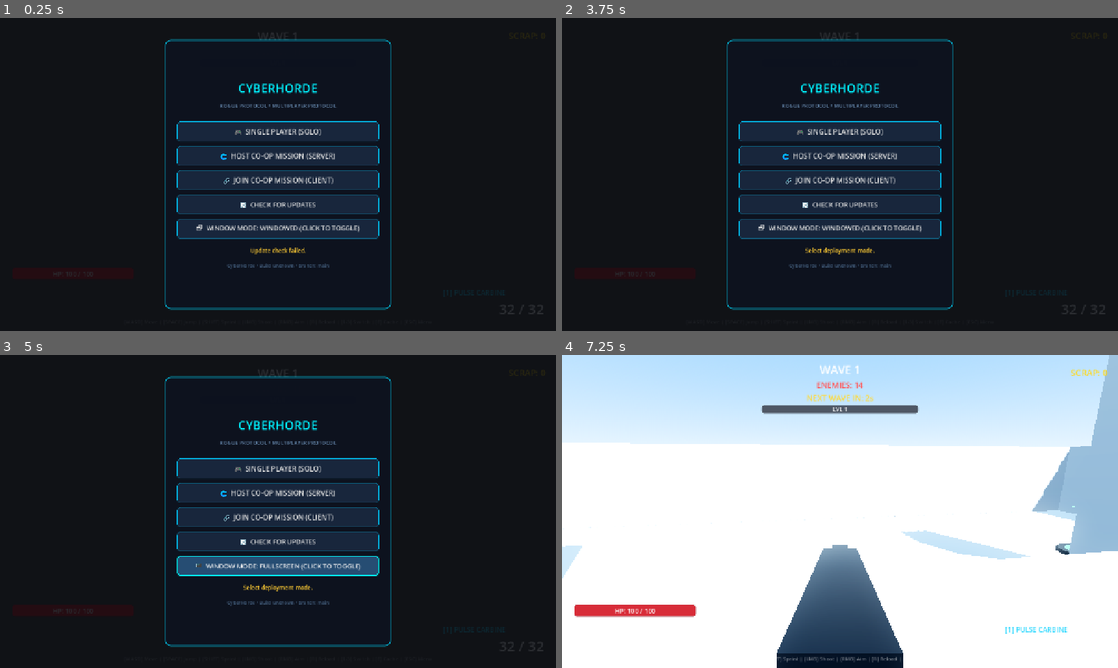
Above: before the commit, frames 1-4 (two rows, left to right).
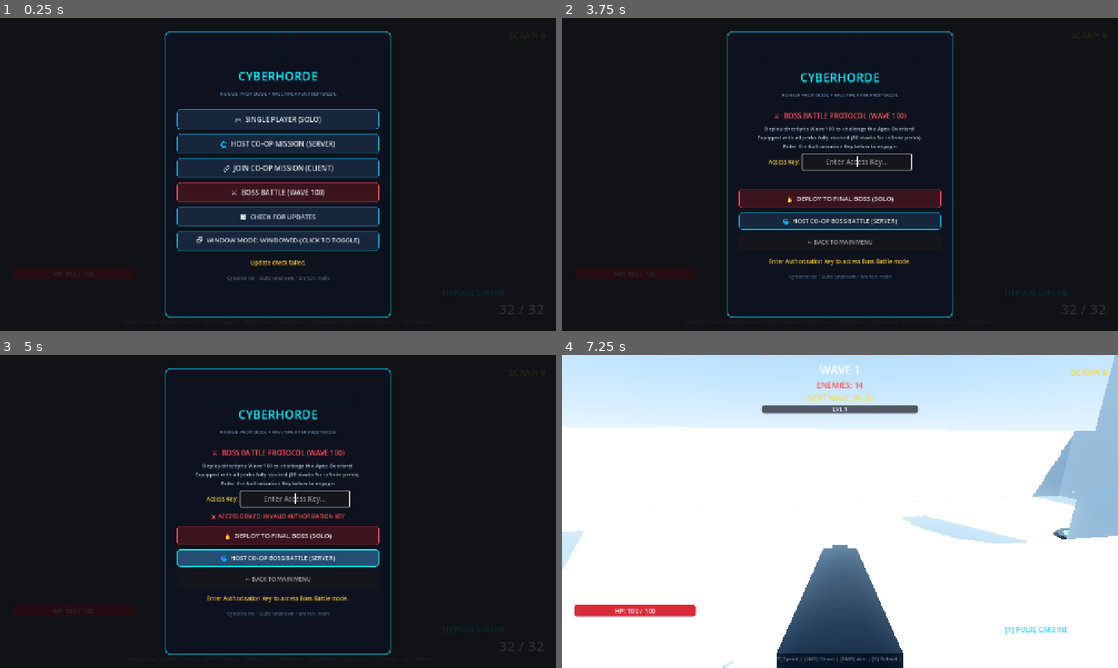
Above: after the commit, the same moments.

Repository: YuriSekaii/CyberHorde-FPS-Roguelike
Game: Godot game, scene res://scenes/main.tscn
The game is run twice, just before and just after one commit, with the same random seed, the same clock (stepped at 60 frames per second) and the same inputs.
Inputs (mouse positions are in pixels of both pictures, inside the frame that each line leads up to):
- Up to frame 1 (0.25 s): no input
- Up to frame 2 (3.75 s): click "🌐 HOST CO-OP MISSION (SERVER)" at 0.5 s; click "← BACK TO MAIN MENU" at 1.25 s; click "🔗 JOIN CO-OP MISSION (CLIENT)" at 2 s; click "← BACK TO MAIN MENU" at 2.75 s; click (840, 193) at 3.5 s, where only the run after the commit has a clickable "⚔️ BOSS BATTLE (WAVE 100)"
- Up to frame 3 (5 s): click (278, 558) at 4.25 s, where only the run after the commit has a clickable "🌐 HOST CO-OP BOSS BATTLE (SER…"
- Up to frame 4 (7.25 s): click (840, 580) at 5 s, where only the run after the commit has a clickable "← BACK TO MAIN MENU"; click "🎮 SINGLE PLAYER (SOLO)" at 5.75 s; tap Enter at 6.5 s; move the mouse to (867, 511) at 6.52 s; hold W (move_forward) from 6.53 s (still down); hold Right mouse button (aim) from 6.53 s (still down); click (867, 511) at 6.67 s; tap Space (jump) at 6.77 s

The runs differ from the first frame. In frame 1, 13% of the frame differs, in the area x 29-71%, y 4-96%; in frame 2, 15%; in frame 3, 15%; in frame 4, 8.2%.

Commit message:
feat: Add Boss Battle play mode with Wave 100 direct start and fully stacked perks

Diff:
--- a/scenes/ui/lobby_menu.tscn
+++ b/scenes/ui/lobby_menu.tscn
@@ -62,6 +62,30 @@
 corner_radius_bottom_right = 6
 corner_radius_bottom_left = 6
 
+[sub_resource type="StyleBoxFlat" id="StyleBoxFlat_btn_boss"]
+bg_color = Color(0.24, 0.08, 0.12, 0.95)
+border_width_left = 1
+border_width_top = 1
+border_width_right = 1
+border_width_bottom = 1
+border_color = Color(1, 0.28, 0.38, 0.8)
+corner_radius_top_left = 6
+corner_radius_top_right = 6
+corner_radius_bottom_right = 6
+corner_radius_bottom_left = 6
+
+[sub_resource type="StyleBoxFlat" id="StyleBoxFlat_btn_boss_hover"]
+bg_color = Color(0.38, 0.12, 0.18, 1)
+border_width_left = 2
+border_width_top = 2
+border_width_right = 2
+border_width_bottom = 2
+border_color = Color(1, 0.45, 0.55, 1)
+corner_radius_top_left = 6
+corner_radius_top_right = 6
+corner_radius_bottom_right = 6
+corner_radius_bottom_left = 6
+
 [sub_resource type="StyleBoxFlat" id="StyleBoxFlat_box"]
 bg_color = Color(0.03, 0.05, 0.09, 0.9)
 border_width_left = 1
@@ -88,16 +112,16 @@
 color = Color(0.02, 0.03, 0.05, 0.85)
 
 [node name="Panel" type="Panel" parent="."]
-custom_minimum_size = Vector2(520, 620)
+custom_minimum_size = Vector2(520, 660)
 anchors_preset = 8
 anchor_left = 0.5
 anchor_top = 0.5
 anchor_right = 0.5
 anchor_bottom = 0.5
 offset_left = -260.0
-offset_top = -310.0
+offset_top = -330.0
 offset_right = 260.0
-offset_bottom = 310.0
+offset_bottom = 330.0
 grow_horizontal = 2
 grow_vertical = 2
 theme_override_styles/panel = SubResource("StyleBoxFlat_panel")
@@ -161,6 +185,14 @@
 theme_override_styles/hover = SubResource("StyleBoxFlat_btn_hover")
 text = "🔗  JOIN CO-OP MISSION (CLIENT)"
 
+[node name="BossBattleBtn" type="Button" parent="Panel/VBoxContainer/MainButtons"]
+custom_minimum_size = Vector2(0, 46)
+layout_mode = 2
+theme_override_font_sizes/font_size = 16
+theme_override_styles/normal = SubResource("StyleBoxFlat_btn_boss")
+theme_override_styles/hover = SubResource("StyleBoxFlat_btn_boss_hover")
+text = "⚔️  BOSS BATTLE (WAVE 100)"
+
 [node name="UpdateBtn" type="Button" parent="Panel/VBoxContainer/MainButtons"]
 custom_minimum_size = Vector2(0, 46)
 layout_mode = 2
@@ -357,6 +389,74 @@
 text = "🔄  CHECK AGAIN"
 
 [node name="UpdateBackBtn" type="Button" parent="Panel/VBoxContainer/UpdateContainer/ActionButtons"]
+custom_minimum_size = Vector2(0, 36)
+layout_mode = 2
+theme_override_colors/font_color = Color(0.8, 0.8, 0.8, 0.8)
+theme_override_font_sizes/font_size = 13
+text = "← BACK TO MAIN MENU"
+
+[node name="BossContainer" type="VBoxContainer" parent="Panel/VBoxContainer"]
+visible = false
+layout_mode = 2
+theme_override_constants/separation = 10
+
+[node name="BossHeader" type="Label" parent="Panel/VBoxContainer/BossContainer"]
+layout_mode = 2
+theme_override_colors/font_color = Color(1, 0.3, 0.35, 1)
+theme_override_font_sizes/font_size = 16
+text = "⚔️  BOSS BATTLE PROTOCOL (WAVE 100)"
+horizontal_alignment = 1
+
+[node name="BossDesc" type="Label" parent="Panel/VBoxContainer/BossContainer"]
+layout_mode = 2
+theme_override_colors/font_color = Color(0.85, 0.9, 1, 0.85)
+theme_override_font_sizes/font_size = 12
+text = "Deploy directly to Wave 100 to challenge the Apex Overlord!
+Equipped with all perks fully stacked (10 stacks for infinite perks).
+Enter the Authorization Key below to engage:"
+horizontal_alignment = 1
+autowrap_mode = 2
+
+[node name="KeyContainer" type="HBoxContainer" parent="Panel/VBoxContainer/BossContainer"]
+layout_mode = 2
+alignment = 1
+
+[node name="KeyLabel" type="Label" parent="Panel/VBoxContainer/BossContainer/KeyContainer"]
+layout_mode = 2
+theme_override_colors/font_color = Color(1, 0.85, 0.3, 1)
+theme_override_font_sizes/font_size = 13
+text = "Access Key: "
+
+[node name="BossKeyInput" type="LineEdit" parent="Panel/VBoxContainer/BossContainer/KeyContainer"]
+custom_minimum_size = Vector2(250, 36)
+layout_mode = 2
+placeholder_text = "Enter Access Key..."
+alignment = 1
+
+[node name="KeyStatusLabel" type="Label" parent="Panel/VBoxContainer/BossContainer"]
+custom_minimum_size = Vector2(0, 24)
+layout_mode = 2
+theme_override_font_sizes/font_size = 13
+horizontal_alignment = 1
+vertical_alignment = 1
+
+[node name="DeployBossSoloBtn" type="Button" parent="Panel/VBoxContainer/BossContainer"]
+custom_minimum_size = Vector2(0, 44)
+layout_mode = 2
+theme_override_font_sizes/font_size = 15
+theme_override_styles/normal = SubResource("StyleBoxFlat_btn_boss")
+theme_override_styles/hover = SubResource("StyleBoxFlat_btn_boss_hover")
+text = "🔥  DEPLOY TO FINAL BOSS (SOLO)"
+
+[node name="DeployBossHostBtn" type="Button" parent="Panel/VBoxContainer/BossContainer"]
+custom_minimum_size = Vector2(0, 40)
+layout_mode = 2
+theme_override_font_sizes/font_size = 14
+theme_override_styles/normal = SubResource("StyleBoxFlat_btn_normal")
+theme_override_styles/hover = SubResource("StyleBoxFlat_btn_hover")
+text = "🌐  HOST CO-OP BOSS BATTLE (SERVER)"
+
+[node name="BossBackBtn" type="Button" parent="Panel/VBoxContainer/BossContainer"]
 custom_minimum_size = Vector2(0, 36)
 layout_mode = 2
 theme_override_colors/font_color = Color(0.8, 0.8, 0.8, 0.8)
@@ -393,3 +493,8 @@
 [connection signal="pressed" from="Panel/VBoxContainer/UpdateContainer/ActionButtons/RestartBtn" to="." method="_on_restart_game_pressed"]
 [connection signal="pressed" from="Panel/VBoxContainer/UpdateContainer/ActionButtons/CheckAgainBtn" to="." method="_on_check_again_pressed"]
 [connection signal="pressed" from="Panel/VBoxContainer/UpdateContainer/ActionButtons/UpdateBackBtn" to="." method="_on_back_pressed"]
+[connection signal="pressed" from="Panel/VBoxContainer/MainButtons/BossBattleBtn" to="." method="_on_boss_menu_pressed"]
+[connection signal="text_submitted" from="Panel/VBoxContainer/BossContainer/KeyContainer/BossKeyInput" to="." method="_on_boss_key_submitted"]
+[connection signal="pressed" from="Panel/VBoxContainer/BossContainer/DeployBossSoloBtn" to="." method="_on_deploy_boss_solo_pressed"]
+[connection signal="pressed" from="Panel/VBoxContainer/BossContainer/DeployBossHostBtn" to="." method="_on_deploy_boss_host_pressed"]
+[connection signal="pressed" from="Panel/VBoxContainer/BossContainer/BossBackBtn" to="." method="_on_back_pressed"]
--- a/scripts/autoload/game_manager.gd
+++ b/scripts/autoload/game_manager.gd
@@ -34,6 +34,7 @@
 var enemies_killed: int = 0
 var total_damage_dealt: float = 0.0
 var run_time: float = 0.0
+var is_boss_battle_mode: bool = false
 
 # Roguelike Stats
 var damage_mult: float = 1.0
@@ -373,6 +374,7 @@
 	InputMap.action_add_event(action, ev)
 
 func reset_game() -> void:
+	is_boss_battle_mode = false
 	state = GameState.PLAYING
 	player_level = 1
 	player_xp = 0
@@ -519,7 +521,30 @@
 
 	return result
 
+func setup_boss_battle_mode() -> void:
+	reset_game()
+	is_boss_battle_mode = true
+	current_wave = 100
+	player_level = 100
+	grant_boss_battle_loadout()
+
+func grant_boss_battle_loadout() -> void:
+	for id in upgrade_database:
+		var item = upgrade_database[id]
+		var max_s: int = int(item.get("max_stacks", 1))
+		var target_stacks: int = 10 if max_s >= 100 else max_s
+		for i in range(target_stacks):
+			_apply_upgrade_internal(id)
+	current_shield = shield_max
+	stats_updated.emit()
+
 func apply_upgrade(upgrade_id: String) -> void:
+	_apply_upgrade_internal(upgrade_id)
+	stats_updated.emit()
+	SoundManager.play("upgrade_select")
+	resume_game()
+
+func _apply_upgrade_internal(upgrade_id: String) -> void:
 	if not upgrade_database.has(upgrade_id):
 		return
 	var cur_count = active_upgrades.get(upgrade_id, 0) + 1
@@ -578,10 +603,6 @@
 		"hollow_point":
 			crit_damage += 0.5
 
-	stats_updated.emit()
-	SoundManager.play("upgrade_select")
-	resume_game()
-
 func trigger_second_wind() -> void:
 	second_wind_available = false
 	second_wind_cooldown_waves = 10
--- a/scripts/main.gd
+++ b/scripts/main.gd
@@ -21,12 +21,14 @@
 	if NetworkManager.is_multiplayer:
 		if NetworkManager.is_server:
 			# Server tells all peers to start the mission together
-			rpc_start_mission.rpc(NetworkManager.connected_peers)
+			rpc_start_mission.rpc(NetworkManager.connected_peers, GameManager.is_boss_battle_mode)
 	else:
 		_start_mission_local([1])
 
 @rpc("call_local", "reliable")
-func rpc_start_mission(peer_ids: Array) -> void:
+func rpc_start_mission(peer_ids: Array, is_boss_mode: bool = false) -> void:
+	if is_boss_mode:
+		GameManager.setup_boss_battle_mode()
 	_start_mission_local(peer_ids)
 
 func _start_mission_local(peer_ids: Array) -> void:
--- a/scripts/ui/hud.gd
+++ b/scripts/ui/hud.gd
@@ -55,6 +55,16 @@
 		player.weapon_changed.connect(_on_weapon_changed)
 	if player.has_signal("charge_changed"):
 		player.charge_changed.connect(_on_charge_changed)
+
+	if "current_health" in player and "max_health" in player:
+		_on_health_changed(player.current_health, player.max_health)
+	if "current_shield" in player:
+		_on_shield_changed(player.current_shield, GameManager.shield_max)
+	if "weapons" in player and "active_weapon_idx" in player:
+		if player.weapons.size() > player.active_weapon_idx:
+			var cur_w = player.weapons[player.active_weapon_idx]
+			_on_weapon_changed(player.active_weapon_idx, cur_w.name)
+			_on_ammo_changed(cur_w.current_ammo, cur_w.max_ammo, player.is_reloading)
 
 func connect_spawner(spawner: Node) -> void:
 	if spawner.has_signal("wave_progress"):
@@ -157,7 +167,12 @@
 
 func _on_intermission_tick(sec_left: int) -> void:
 	intermission_label.visible = true
-	intermission_label.text = "NEXT WAVE IN: %ds" % sec_left
+	if GameManager.is_boss_battle_mode:
+		intermission_label.text = "BOSS ENGAGEMENT IN: %ds" % sec_left
+		intermission_label.modulate = Color(1.0, 0.3, 0.3)
+	else:
+		intermission_label.text = "NEXT WAVE IN: %ds" % sec_left
+		intermission_label.modulate = Color.WHITE
 
 func _on_xp_changed(cur_xp: int, needed_xp: int) -> void:
 	_update_xp_display(cur_xp, needed_xp)
--- a/scripts/ui/lobby_menu.gd
+++ b/scripts/ui/lobby_menu.gd
@@ -6,6 +6,7 @@
 @onready var host_container: VBoxContainer = $Panel/VBoxContainer/HostContainer
 @onready var join_container: VBoxContainer = $Panel/VBoxContainer/JoinContainer
 @onready var update_container: VBoxContainer = $Panel/VBoxContainer/UpdateContainer
+@onready var boss_container: VBoxContainer = $Panel/VBoxContainer/BossContainer
 
 @onready var status_label: Label = $Panel/VBoxContainer/StatusLabel
 @onready var host_ip_label: Label = $Panel/VBoxContainer/HostContainer/HostIPLabel
@@ -16,6 +17,11 @@
 @onready var join_ip_input: LineEdit = $Panel/VBoxContainer/JoinContainer/IPContainer/JoinIPInput
 @onready var join_port_input: LineEdit = $Panel/VBoxContainer/JoinContainer/PortContainer/JoinPortInput
 @onready var connect_btn: Button = $Panel/VBoxContainer/JoinContainer/ConnectBtn
+
+@onready var boss_key_input: LineEdit = $Panel/VBoxContainer/BossContainer/KeyContainer/BossKeyInput
+@onready var boss_status_label: Label = $Panel/VBoxContainer/BossContainer/KeyStatusLabel
+
+const BOSS_BATTLE_KEY: String = "HereComeTheChallenger"
 
 @onready var update_btn: Button = $Panel/VBoxContainer/MainButtons/UpdateBtn
 @onready var window_mode_btn: Button = $Panel/VBoxContainer/MainButtons/WindowModeBtn
@@ -67,19 +73,25 @@
 	host_container.visible = false
 	join_container.visible = false
 	update_container.visible = false
+	if boss_container:
+		boss_container.visible = false
 	status_label.text = "Select deployment mode."
 	_update_footer_version()
 
 func _on_solo_pressed() -> void:
+	GameManager.reset_game()
 	NetworkManager.start_singleplayer()
 	visible = false
 	mission_started.emit()
 
 func _on_host_menu_pressed() -> void:
+	GameManager.reset_game()
 	main_buttons.visible = false
 	host_container.visible = true
 	join_container.visible = false
 	update_container.visible = false
+	if boss_container:
+		boss_container.visible = false
 
 	var local_ip = NetworkManager.get_local_ip()
 	host_ip_label.text = "YOUR LOCAL IP: %s" % local_ip
@@ -88,10 +100,13 @@
 	_update_peer_list()
 
 func _on_join_menu_pressed() -> void:
+	GameManager.reset_game()
 	main_buttons.visible = false
 	host_container.visible = false
 	join_container.visible = true
 	update_container.visible = false
+	if boss_container:
+		boss_container.visible = false
 	status_label.text = "Enter Host IP and Port, then click Connect."
 
 func _on_connect_pressed() -> void:
@@ -201,7 +216,63 @@
 
 func _on_back_pressed() -> void:
 	NetworkManager.cleanup_network()
+	GameManager.reset_game()
 	_show_main_view()
+
+func _on_boss_menu_pressed() -> void:
+	main_buttons.visible = false
+	host_container.visible = false
+	join_container.visible = false
+	update_container.visible = false
+	boss_container.visible = true
+	boss_key_input.text = ""
+	boss_status_label.text = ""
+	status_label.text = "Enter Authorization Key to access Boss Battle mode."
+	boss_key_input.grab_focus()
+
+func _validate_boss_key() -> bool:
+	var entered = boss_key_input.text.strip_edges()
+	return entered == BOSS_BATTLE_KEY or entered.nocasecmp_to(BOSS_BATTLE_KEY) == 0
+
+func _on_boss_key_submitted(_new_text: String) -> void:
+	_on_deploy_boss_solo_pressed()
+
+func _on_deploy_boss_solo_pressed() -> void:
+	if _validate_boss_key():
+		boss_status_label.set("theme_override_colors/font_color", Color(0.2, 1.0, 0.5))
+		boss_status_label.text = "✓ ACCESS GRANTED! PREPARING APEX OVERLORD BATTLE..."
+		SoundManager.play("level_up", 0.2, 0.0)
+		GameManager.setup_boss_battle_mode()
+		NetworkManager.start_singleplayer()
+		visible = false
+		mission_started.emit()
+	else:
+		boss_status_label.set("theme_override_colors/font_color", Color(1.0, 0.3, 0.3))
+		boss_status_label.text = "❌ ACCESS DENIED: INVALID AUTHORIZATION KEY"
+		SoundManager.play("hitmarker", 0.3, -3.0)
+		boss_key_input.grab_focus()
+
+func _on_deploy_boss_host_pressed() -> void:
+	if _validate_boss_key():
+		boss_status_label.set("theme_override_colors/font_color", Color(0.2, 1.0, 0.5))
+		boss_status_label.text = "✓ ACCESS GRANTED! SETTING UP CO-OP BOSS BATTLE..."
+		SoundManager.play("level_up", 0.2, 0.0)
+		GameManager.setup_boss_battle_mode()
+
+		main_buttons.visible = false
+		boss_container.visible = false
+		host_container.visible = true
+
+		var local_ip = NetworkManager.get_local_ip()
+		host_ip_label.text = "YOUR LOCAL IP: %s (BOSS BATTLE HOST)" % local_ip
+		var port = int(host_port_input.text) if host_port_input.text.is_valid_int() else 7777
+		NetworkManager.start_host(port)
+		_update_peer_list()
+	else:
+		boss_status_label.set("theme_override_colors/font_color", Color(1.0, 0.3, 0.3))
+		boss_status_label.text = "❌ ACCESS DENIED: INVALID AUTHORIZATION KEY"
+		SoundManager.play("hitmarker", 0.3, -3.0)
+		boss_key_input.grab_focus()
 
 func _on_status_changed(text: String) -> void:
 	status_label.text = text
--- a/scripts/world/spawner.gd
+++ b/scripts/world/spawner.gd
@@ -40,6 +40,11 @@
 	pending_spawns.clear()
 	boss_spawned_for_wave = false
 	_clean_all_indicators()
+	if GameManager.is_boss_battle_mode:
+		current_wave = 100
+		GameManager.current_wave = 100
+	else:
+		current_wave = 1
 	# In multiplayer, only server controls wave timers
 	if not NetworkManager.is_multiplayer or NetworkManager.is_server:
 		start_intermission(3.0)
Not shown: 1 places in scenes/ui/lobby_menu.tscn that only renumber resources
Not shown, changed: README.md
